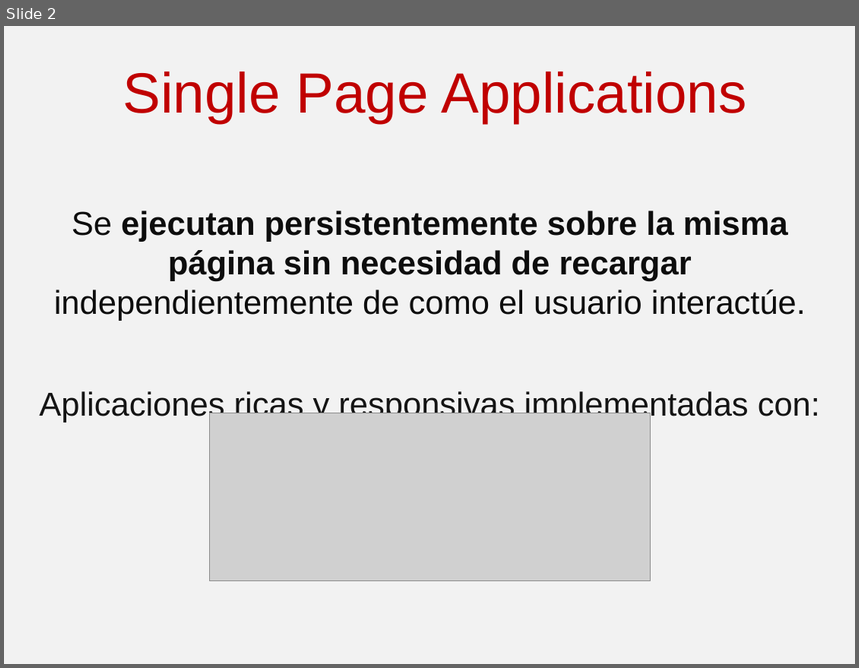
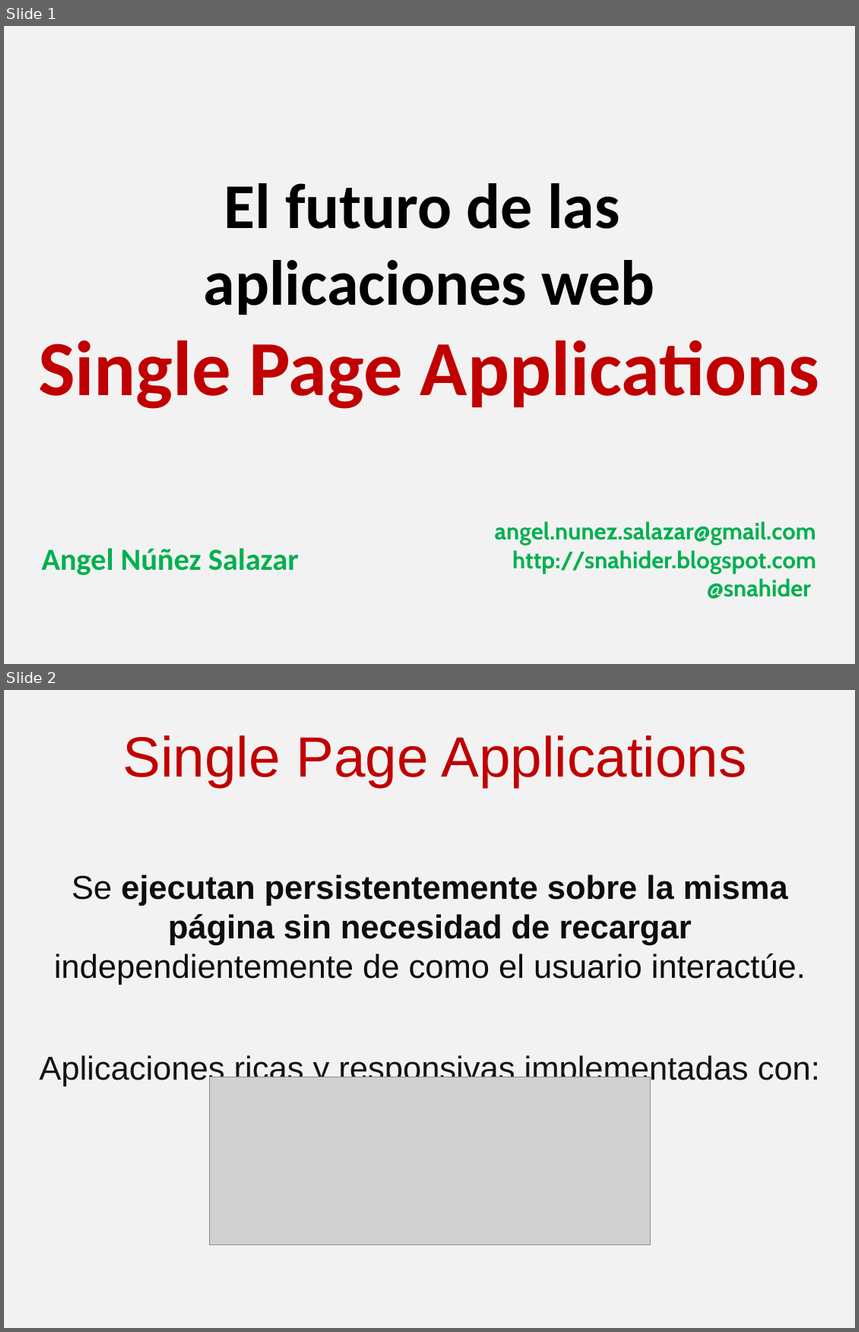
Before and after one commit to angelnunezsalazar/Presentations, a slide deck: SinglePageApplications_CodePassion2012/ppt/SinglePageApplications.pptx. Shown one above the other, each under a label of ours: slide 2 before the commit, slides 1 and 2 after it. The pictures are 859x668 and 859x1332 pixels, drawn with LibreOffice and Linux fonts; fonts in the diff are those of the drawing; grey boxes stand for pictures. Boxes give left, top, right and bottom in pixels: in the first picture for what was removed or moved away, otherwise in the second. Text is boxed around its words. In the diff, an @@ line names an element or a change of style, - is before the commit and + after.

```diff
--- a/SinglePageApplications_CodePassion2012/ppt/SinglePageApplications.pptx
+++ b/SinglePageApplications_CodePassion2012/ppt/SinglePageApplications.pptx
@@ slide 1 added at [4,26,855,664], background #F2F2F2 @@
@@ title added at [38,183,819,409], 54 pt, text #000000, bold @@
+El futuro de las
+aplicaciones web
+Single Page Applications
@@ text added at [495,522,816,599], 20 pt, text #00B050, bold @@
+angel.nunez.salazar@gmail.com
+http://snahider.blogspot.com
+@snahider
@@ text added at [41,548,299,575], 26 pt, text #00B050, bold @@
+Angel Núñez Salazar
```
Also in this commit, not shown: 8 slides changed, 6 other slides added, 2 slides removed, 2 other files.
